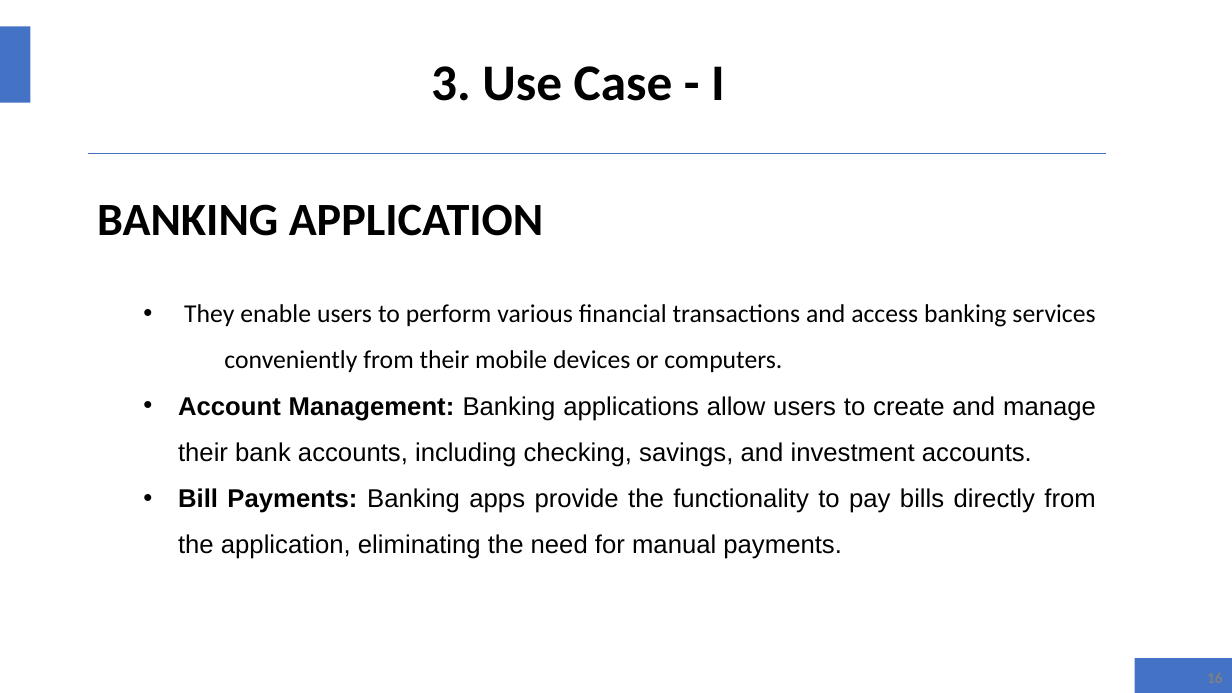
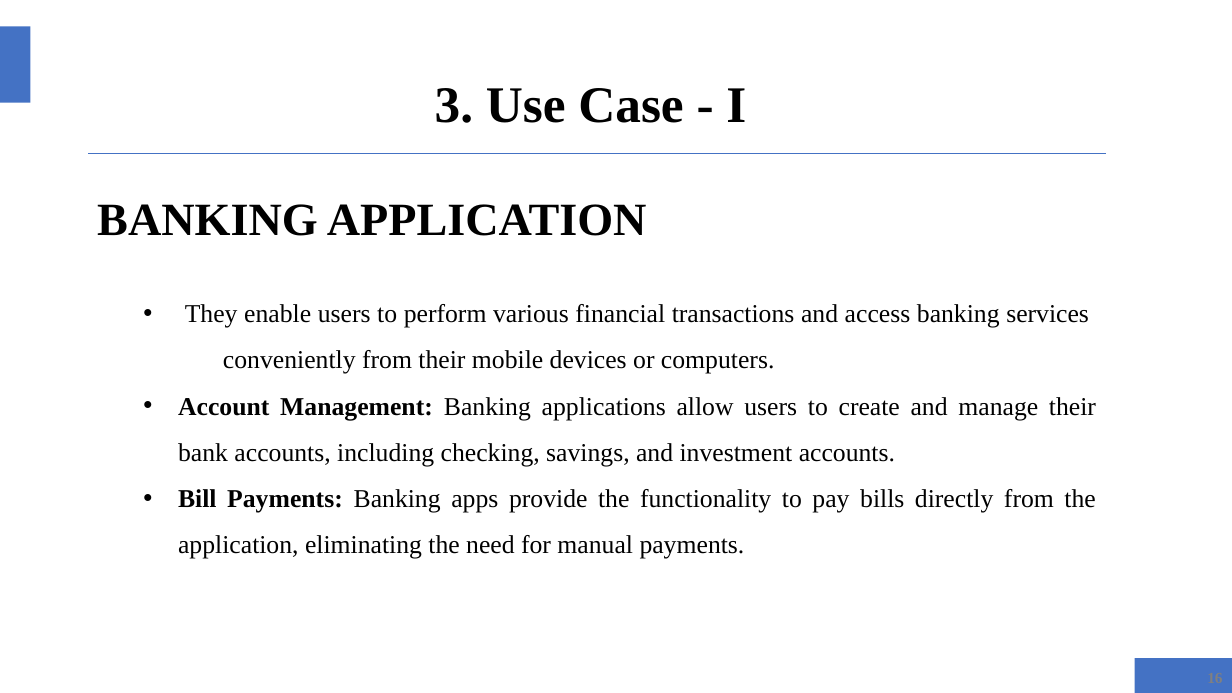
Before and after one commit to krishna-46/6thsem_Internship2023, a slide deck: slide 16 of Reports/SEE PPT's/Final ppt/KRISHNA.pptx. Drawn at 1232x693 pixels with LibreOffice and Linux fonts; fonts in the diff are those of the drawing. Boxes give left, top, right and bottom in pixels: in the first picture for what was removed or moved away, otherwise in the second. Text is boxed around its words. In the diff, an @@ line names an element or a change of style, - is before the commit and + after.

```diff
--- a/Reports/SEE PPT's/Final ppt/KRISHNA.pptx
+++ b/Reports/SEE PPT's/Final ppt/KRISHNA.pptx
@@ title "3. Use Case - I" moved from (x1=431, y1=66, x2=725, y2=101) to (x1=435, y1=88, x2=746, y2=123) @@
@@ title "3. Use Case - I" at (x1=435, y1=88, x2=746, y2=123): font Calibri to Times New Roman @@
@@ text "BANKING APPLICATION" at (x1=97, y1=204, x2=1096, y2=559): font Calibri to Times New Roman in "BANKING APPLICATION", "They enable users to perform various financial ..."; font Arial to Times New Roman in "Account Management: Banking applications allow users to ...", "Bill Payments: Banking apps provide the functionality ..." @@
```
Also in this commit, not shown: 25 other slides changed, 2 slides added, 1 slide removed, 9 other files.
